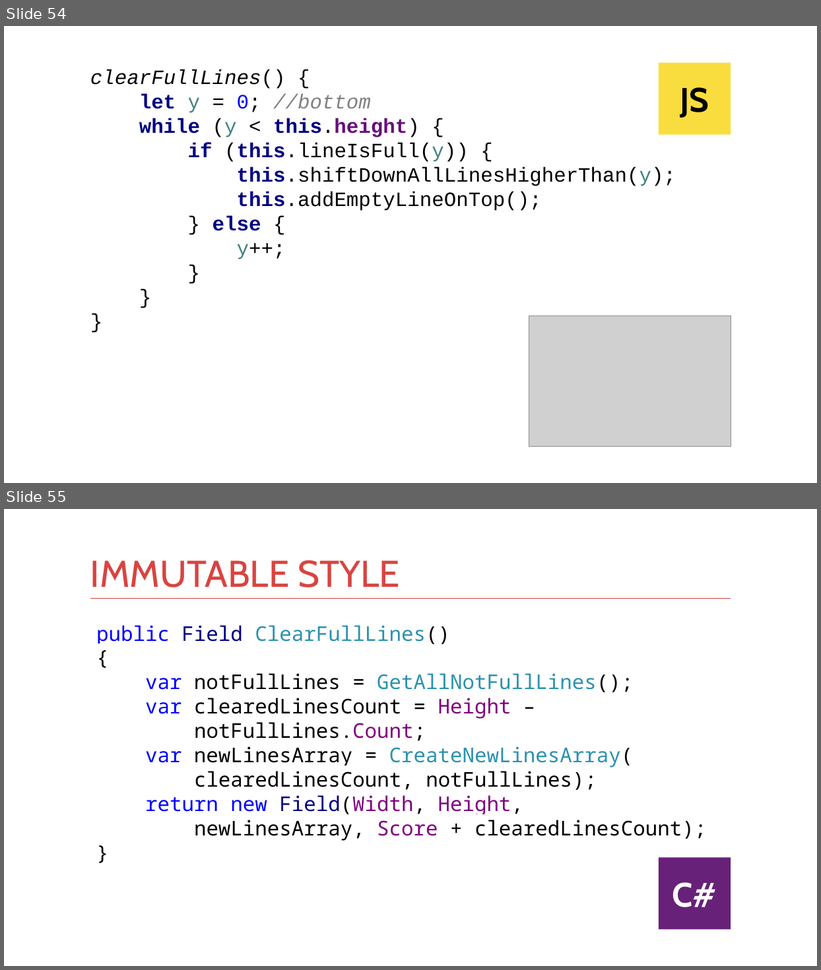
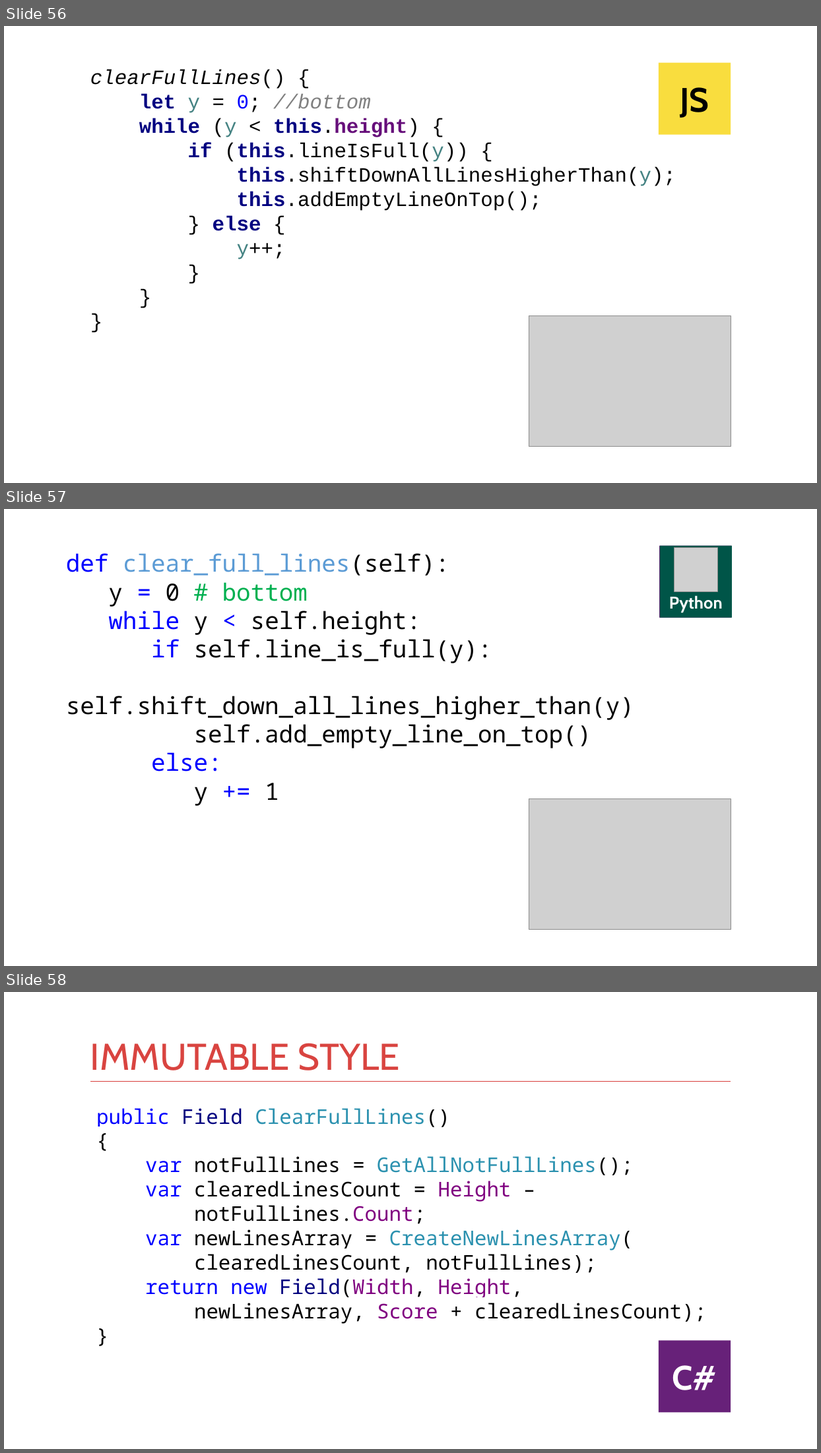
Before and after one commit to kontur-courses/clean-code, a slide deck: clean-code.pptx. Shown one above the other, each under a label of ours: slides 54 and 55 before the commit, slides 56, 57 and 58 after it. The pictures are 821x970 and 821x1453 pixels, drawn with LibreOffice and Linux fonts; fonts in the diff are those of the drawing; grey boxes stand for pictures. Boxes give left, top, right and bottom in pixels: in the first picture for what was removed or moved away, otherwise in the second. Text is boxed around its words. In the diff, an @@ line names an element or a change of style, - is before the commit and + after.

Commit message:
add python in presentation

```diff
--- a/clean-code.pptx
+++ b/clean-code.pptx
@@ slide 57 added at (4, 509, 817, 966), background #FFFFFF @@
@@ rectangle added at (660, 545, 732, 618), fill #672179, 40 pt, text #FFFFFF, bold @@
+C#
@@ rectangle added at (660, 545, 733, 618), fill #005548, 20 pt, text #FFFFFF, bold @@
+Python
@@ picture added at (675, 548, 718, 592) @@
@@ text added at (66, 553, 634, 772), 28 pt, text #000000 @@
+def clear_full_lines(self):
+y = 0 # bottom
+while y < self.height:
+if self.line_is_full(y):
+self.shift_down_all_lines_higher_than(y)
+self.add_empty_line_on_top()
+else:
+y += 1
@@ picture added at (529, 799, 731, 930) @@
@@ what was slide 54 is now slide 56 @@
@@ what was slide 55 is now slide 58 @@
```
Also in this commit, not shown: 3 slides changed, 5 other slides added.
